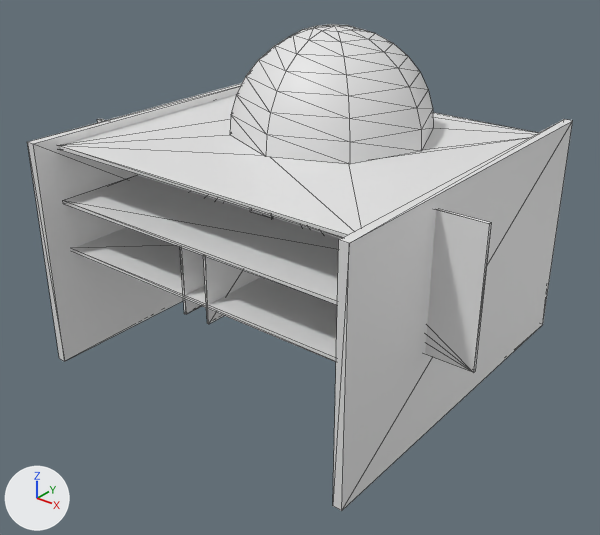
What one commit did to the glTF model assets/atrium.glb.
Before and after are seen from a 50 mm camera at (105.4, -123.1, 76.3) aimed at (2.3, 5.8, -3.6). Arrows for +X, +Y and +Z are at lower left; the lights stay in place. Mesh edges are drawn as thin lines. Where no turn or scale is listed for an object, it has been applied to the vertices.

Objects in the first picture: 'Cube-col', 'Cube.002-col', 'Cube.009-col', 'Cube.010-col', 'Sphere', 'floor-col', 'floor-col.001'.
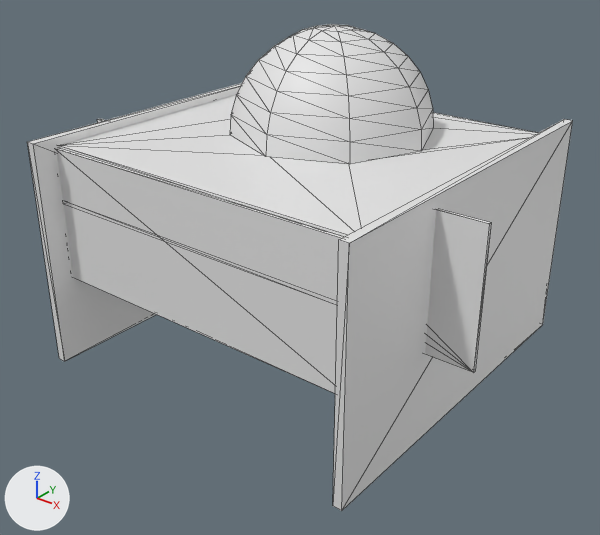
Commit message: atrium doors hooked up

What differs and where, as boxes (x1, y1, x2, y2) in the pictures (600 x 535 px):
'Cube.001-col.001', added
    after: (56, 148, 344, 393)
'Cube.010-col', unchanged, covered by the edit
    before: (63, 175, 339, 305)
    after: (63, 201, 337, 305)
'floor-col', unchanged, covered by the edit
    before: (72, 227, 337, 362)
'Cube-col', unchanged, covered by the edit
    before: (180, 247, 260, 324)

The change in detail:
Object 'Cube.001-col.001' (ob_cube_001_col_001) is new; it shows a copy of the mesh of ob_cube_001_col.
Its location is (0.0, -24.2, 8.1).
